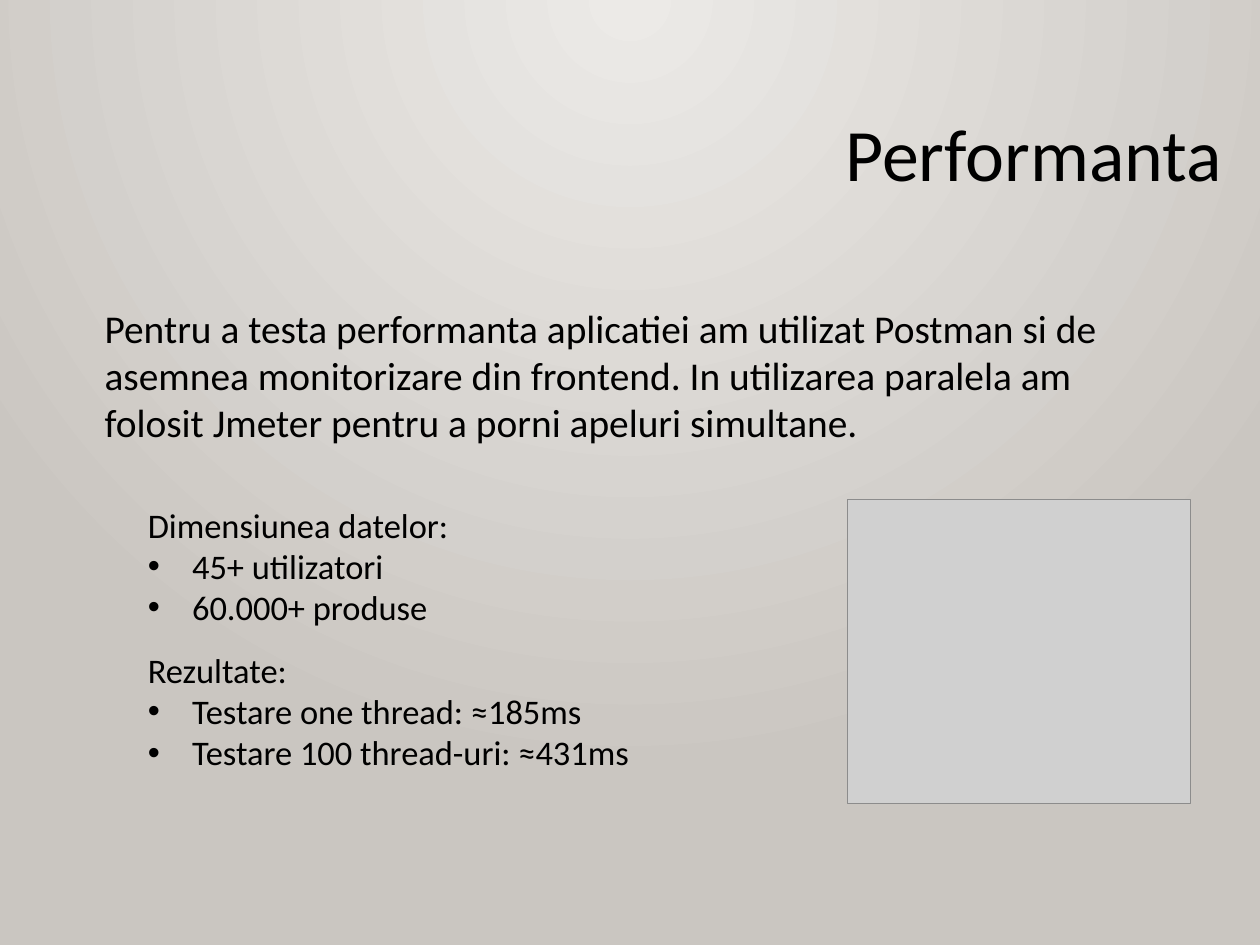
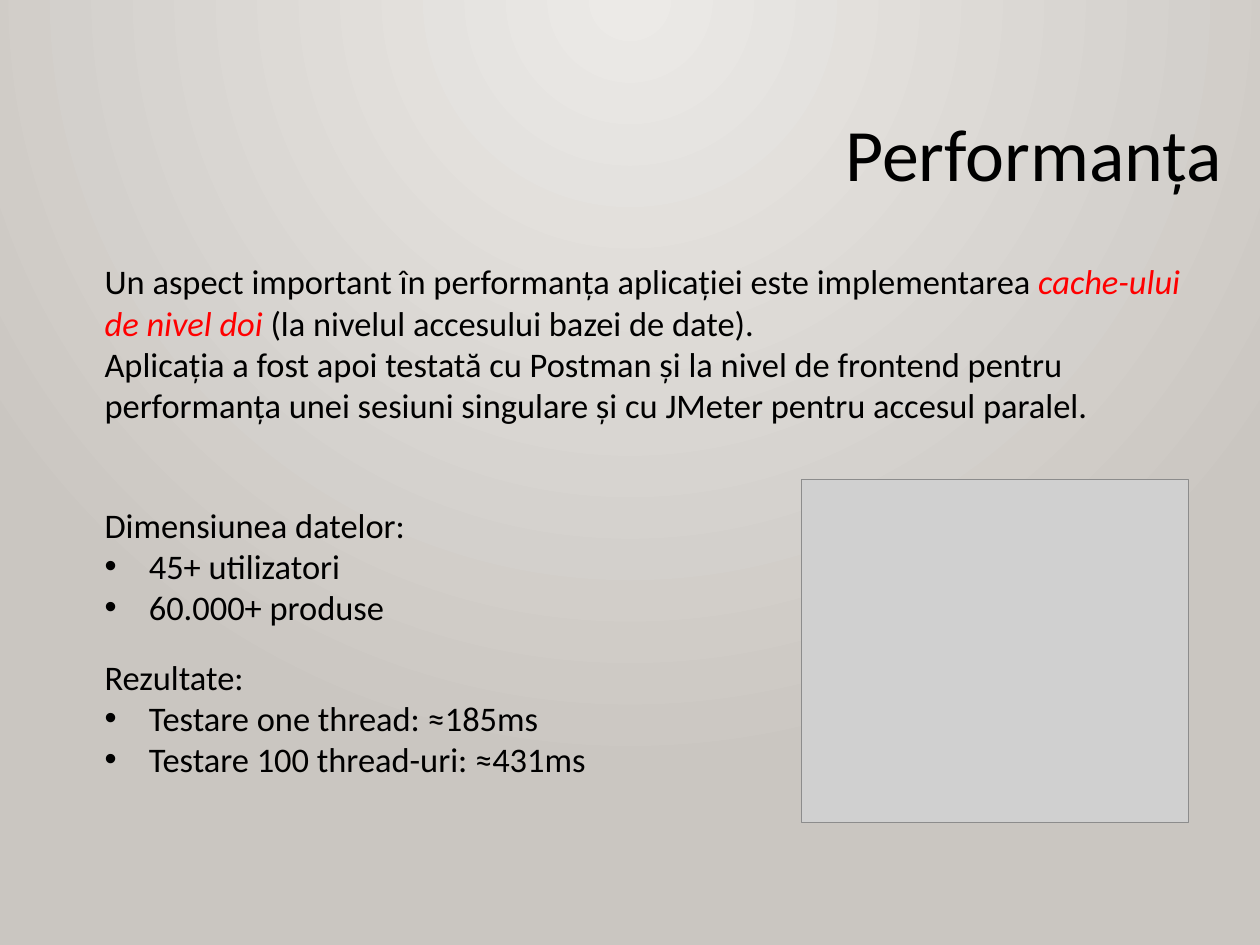
Before and after one commit to AlexandruOlteanu/SwapIt, a slide deck: slide 15 of files/documentation/presentation/Final_Presentation_Alexandru_Olteanu.pptx. Drawn at 1260x945 pixels with LibreOffice and Linux fonts; fonts in the diff are those of the drawing; grey boxes stand for pictures. Boxes give left, top, right and bottom in pixels: in the first picture for what was removed or moved away, otherwise in the second. Text is boxed around its words. In the diff, an @@ line names an element or a change of style, - is before the commit and + after.

```diff
--- a/files/documentation/presentation/Final_Presentation_Alexandru_Olteanu.pptx
+++ b/files/documentation/presentation/Final_Presentation_Alexandru_Olteanu.pptx
@@ text at [846,130,1222,195]: text changed @@
-Performanta
+Performanța
@@ text at [105,270,1180,425]: text changed; size 32 to 28 pt @@
-Pentru a testa performanta aplicatiei am utilizat Postman si de asemnea monitorizare din frontend. In utilizarea paralela am folosit Jmeter pentru a porni apeluri simultane.
+Un aspect important în performanța aplicației este implementarea cache-ului de nivel doi (la nivelul accesului bazei de date).
+Aplicația a fost apoi testată cu Postman și la nivel de frontend pentru performanța unei sesiuni singulare și cu JMeter pentru accesul paralel.
@@ picture: place and size @@
-picture at [848,499,1191,803]
+picture at [802,479,1189,823]
@@ text "Dimensiunea datelor:": place and size @@
-text "Dimensiunea datelor:" at [148,514,448,626]
+text "Dimensiunea datelor:" at [105,514,405,626]
@@ text "Rezultate:": place and size @@
-text "Rezultate:" at [148,659,628,766]
+text "Rezultate:" at [105,666,585,773]
```
Also in this commit, not shown: 11 other slides changed, 1 slide added, 1 slide removed.
